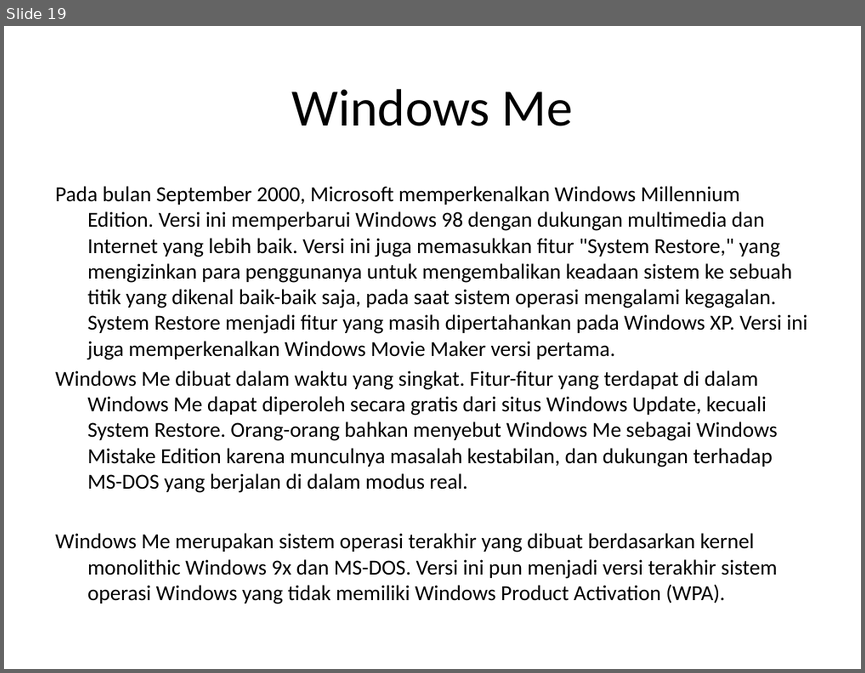
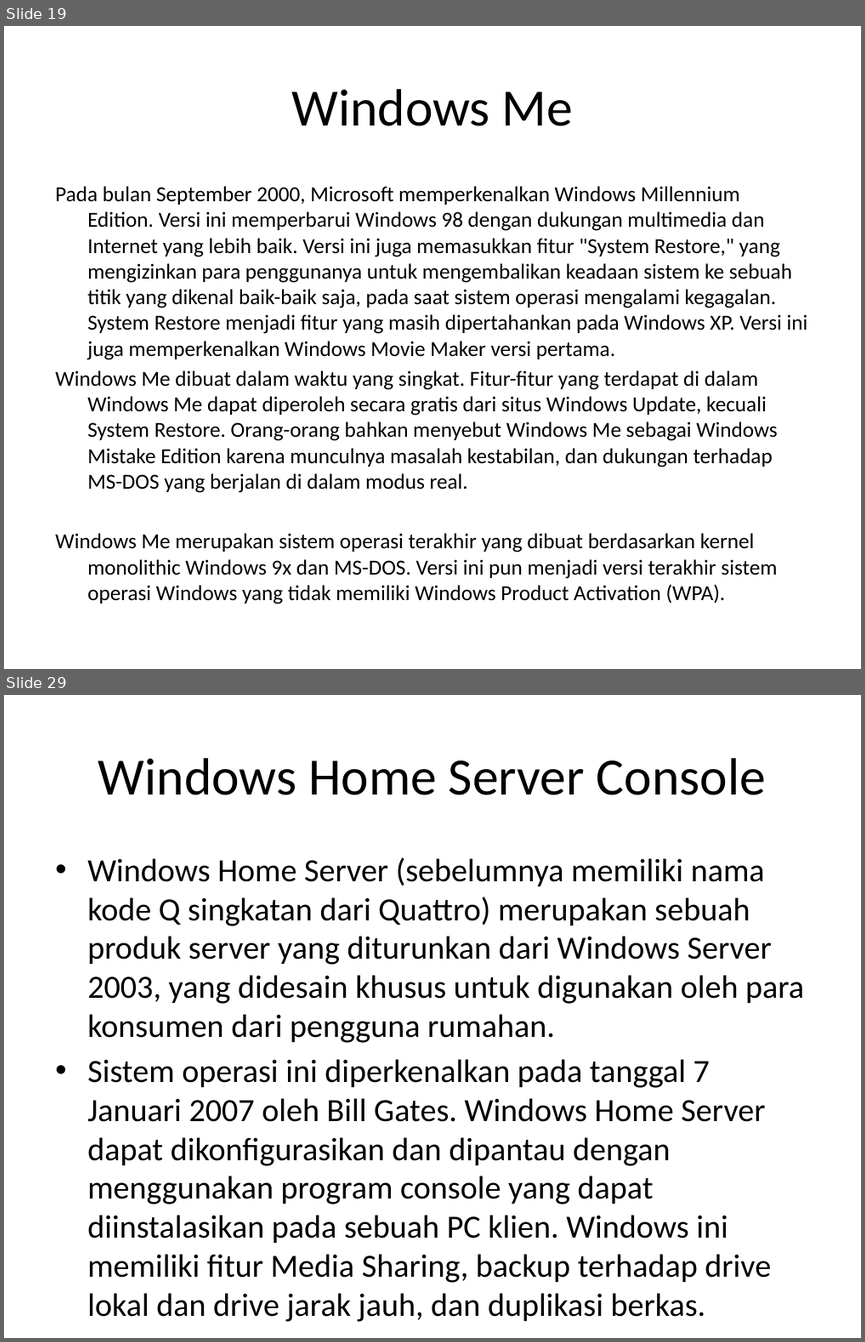
Before and after one commit to Sejarah-Windows/FJH, a slide deck: presentasi.pptx. Shown one above the other, each under a label of ours: slide 19 before the commit, slides 19 and 29 after it; the slides between them are not shown. The pictures are 865x673 and 865x1342 pixels, drawn with LibreOffice and Linux fonts; fonts in the diff are those of the drawing. Boxes give left, top, right and bottom in pixels: in the first picture for what was removed or moved away, otherwise in the second. Text is boxed around its words. In the diff, an @@ line names an element or a change of style, - is before the commit and + after.

```diff
--- a/presentasi.pptx
+++ b/presentasi.pptx
@@ slide 29 added at box(4, 695, 861, 1338), background #FFFFFF @@
@@ title added at box(98, 758, 766, 795), 44 pt, text #000000 @@
+Windows Home Server Console
@@ text added at box(87, 857, 804, 1321), 27.2 pt, text #000000 @@
+• Windows Home Server (sebelumnya memiliki nama kode Q singkatan dari Quattro) merupakan sebuah produk server yang diturunkan dari Windows Server 2003, yang didesain khusus untuk digunakan oleh para konsumen dari pengguna rumahan.
+• Sistem operasi ini diperkenalkan pada tanggal 7 Januari 2007 oleh Bill Gates. Windows Home Server dapat dikonfigurasikan dan dipantau dengan menggunakan program console yang dapat diinstalasikan pada sebuah PC klien. Windows ini memiliki fitur Media Sharing, backup terhadap drive lokal dan drive jarak jauh, dan duplikasi berkas.
```
Also in this commit, not shown: 1 slide changed, 17 other slides added, 1 other file.
